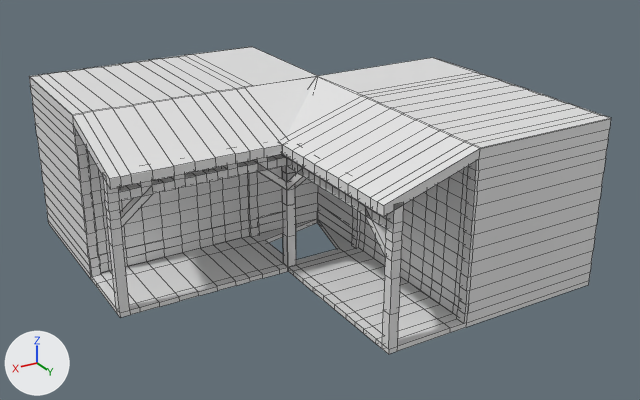
One commit to the Blender file Q2PMB/Assets/Dylan/Models/BuildingReverse.blend: the scene before it, then after it.
The view is the same before and after, from a 50 mm camera at (16.7, 29.4, 14.0) aimed at (0.0, 1.5, 0.1). The lights are fixed; the arrows at lower left show +X, +Y and +Z. Mesh edges are drawn as thin lines.

Before the edit, the objects in view are built like this:
```python
me_cube = bpy.data.meshes.new('Cube')
me_cube.from_pydata(...)  # 810 vertices, 808 faces; spans x -1.0..2.25, y -2.0..1.42, z -0.81..1.42
me_cube.materials.append(mat_material_002)  # white #e7e7e7
me_cube_002 = bpy.data.meshes.new('Cube.002')
me_cube_002.from_pydata(...)  # 810 vertices, 808 faces; spans x -1.0..2.25, y -1.0..2.42, z -0.81..1.42
me_cube_002.materials.append(mat_material_003)  # white #e7e7e7
ob_cube = bpy.data.objects.new('Cube', me_cube)
ob_cube.location = (-4.62, 4.62, 0.0)
ob_cube.scale = (3.0, 3.0, 3.0)
ob_cube_001 = bpy.data.objects.new('Cube.001', me_cube_002)
ob_cube_001.location = (5.65, -4.39, 0.0)
ob_cube_001.rotation_euler = (0.0, 0.0, 1.571)  # degrees (0, 0, 90)
ob_cube_001.scale = (3.0, 3.0, 3.0)
```
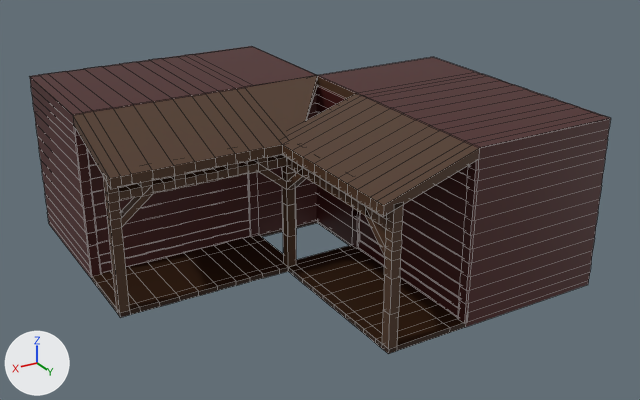
The newer file is also turned or shifted as a whole; pictures and numbers use the older file's frame.

Edits to the bpy script that builds the scene:
```text
Add mat_darkbrown_003:
    mat_darkbrown_003 = principled_material('DarkBrown.003')
    mat_darkbrown_003.base_color = (0.0284, 0.00857, 0.000607)  # brown #2f1702
Add mat_maroon_003:
    mat_maroon_003 = principled_material('Maroon.003')
    mat_maroon_003.base_color = (0.0648, 0.00913, 0.00802)  # dark red #481816
Add mat_lightbrown_003:
    mat_lightbrown_003 = principled_material('LightBrown.003')
    mat_lightbrown_003.base_color = (0.0782, 0.0356, 0.016)  # brown #4f3522
Add mat_lightbrown_002:
    mat_lightbrown_002 = principled_material('LightBrown.002')
    mat_lightbrown_002.base_color = (0.0782, 0.0356, 0.016)  # brown #4f3522
Add mat_maroon_002:
    mat_maroon_002 = principled_material('Maroon.002')
    mat_maroon_002.base_color = (0.0648, 0.00913, 0.00802)  # dark red #481816
Add mat_darkbrown_002:
    mat_darkbrown_002 = principled_material('DarkBrown.002')
    mat_darkbrown_002.base_color = (0.0284, 0.00857, 0.000607)  # brown #2f1702
Change me_cube:
    used by ob_cube; location = (-4.62, 4.62, 0.0); scale = (3.0, 3.0, 3.0)
    remove me_cube.from_pydata(...)  # 810 vertices, 808 faces; spans x -1.0..2.25, y -2.0..1.42, z -0.81..1.42
    add me_cube.from_pydata(...)  # 1136 vertices, 1012 faces; spans x -1.0..2.25, y -2.0..1.42, z -0.81..1.42
    me_cube part 1: 9 vertices moved from x 1.04..1.06, y -0.88..1.3, z -0.75..-0.5 to x 1.02..1.04, y -0.88..1.42, z -0.75..-0.5; 20 vertices removed from x 1.0..1.06, y -1.0..1.42, z -0.75..1.29; 346 vertices added at x -1.0..1.05, y -2.0..1.42, z -0.81..1.42
    me_cube part 2: 4 vertices moved within x 2.0..2.12, y 1.3, z 0.68..0.79; 8 vertices removed from x 2.0..2.12, y 1.3..1.31, z 0.57..1.01; 8 vertices added at x 2.0..2.12, y 1.29, z 0.57..1.01
    me_cube part 3: 332 faces spanning x -1.0..1.05, y -2.0..1.42, z -0.81..1.42 switch from mat_material_002 (white #e7e7e7) to mat_maroon_002 (dark red #481816)
    me_cube part 4: 166 faces spanning x 1.01..2.25, y -1.0..1.42, z -0.75..1.41 switch from mat_material_002 (white #e7e7e7) to mat_lightbrown_002 (brown #4f3522)
    me_cube part 5: 85 faces spanning x 1.01..2.12, y -1.0..1.42, z -0.81..-0.75 switch from mat_material_002 (white #e7e7e7) to mat_darkbrown_002 (brown #2f1702)
Change me_cube_002:
    used by ob_cube_001; location = (5.65, -4.39, 0.0); rotation_euler = (0.0, 0.0, 1.571), in degrees (0, 0, 90); scale = (3.0, 3.0, 3.0)
    remove me_cube_002.from_pydata(...)  # 810 vertices, 808 faces; spans x -1.0..2.25, y -1.0..2.42, z -0.81..1.42
    add me_cube_002.from_pydata(...)  # 1128 vertices, 1005 faces; spans x -1.0..2.25, y -1.0..2.42, z -0.81..1.42
    me_cube_002 part 6: 5 vertices moved from x 1.04..1.06, y -0.88, z -0.75..-0.5 to x 1.02..1.04, y -1.0..-0.87, z -0.75..-0.5; 48 vertices removed from x -1.0..2.25, y -1.0..1.42, z -0.81..1.42; 366 vertices added at x -1.0..2.25, y -1.0..2.42, z -0.81..1.42
    me_cube_002 part 7: 315 faces spanning x -1.0..1.05, y -1.0..2.42, z -0.81..1.42 switch from mat_material_003 (white #e7e7e7) to mat_maroon_003 (dark red #481816)
    me_cube_002 part 8: 182 faces spanning x 1.01..2.25, y -1.0..1.43, z -0.75..1.41 switch from mat_material_003 (white #e7e7e7) to mat_lightbrown_003 (brown #4f3522)
    me_cube_002 part 9: 82 faces spanning x 1.01..2.12, y -1.0..1.43, z -0.81..-0.75 switch from mat_material_003 (white #e7e7e7) to mat_darkbrown_003 (brown #2f1702)
```

Boxes [x1, y1, x2, y2] around the edits, measured in the pictures (640 x 400 px; the box of a moved part takes in the faces that stretch with it):
'Cube', reshaped: before [282, 58, 611, 354]; after [282, 57, 611, 354]
'Cube.001', reshaped: before [29, 47, 318, 317]; after [29, 46, 318, 317]
part 1 of me_cube, built on: before [351, 166, 468, 323]; after [286, 57, 476, 323]
part 2 of me_cube, moved or reshaped: before [379, 211, 394, 251]; after [379, 211, 393, 251]
part 3 of me_cube, recoloured (white to brown): [352, 72, 611, 327] in both
part 4 of me_cube, recoloured (white to brown): [282, 96, 479, 349] in both
part 5 of me_cube, recoloured: [288, 248, 466, 354] in both
part 6 of me_cube_002, built on: before [85, 47, 318, 277]; after [85, 46, 318, 276]
part 7 of me_cube_002, recoloured (white to brown): [30, 55, 244, 221] in both
part 8 of me_cube_002, recoloured (white to brown): [73, 88, 287, 313] in both
part 9 of me_cube_002, recoloured: [93, 237, 288, 317] in both
